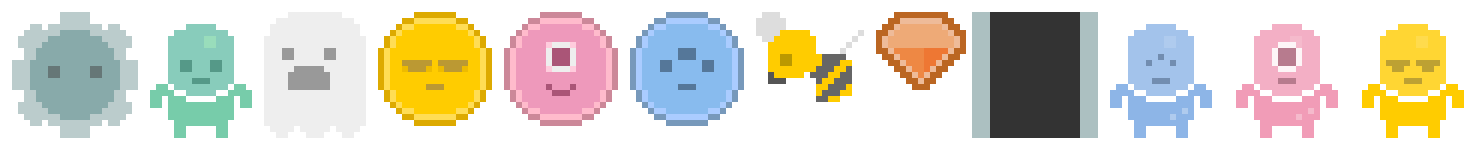
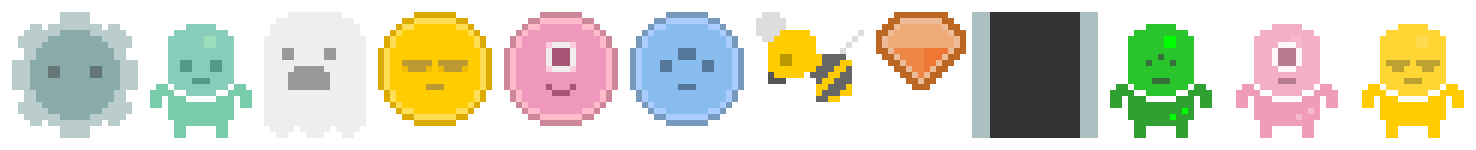
Before/after of a 1476px x 150px layered artwork. What changed in the layer stack:
painted on "Visible" over 1110, 24, 1212, 138
